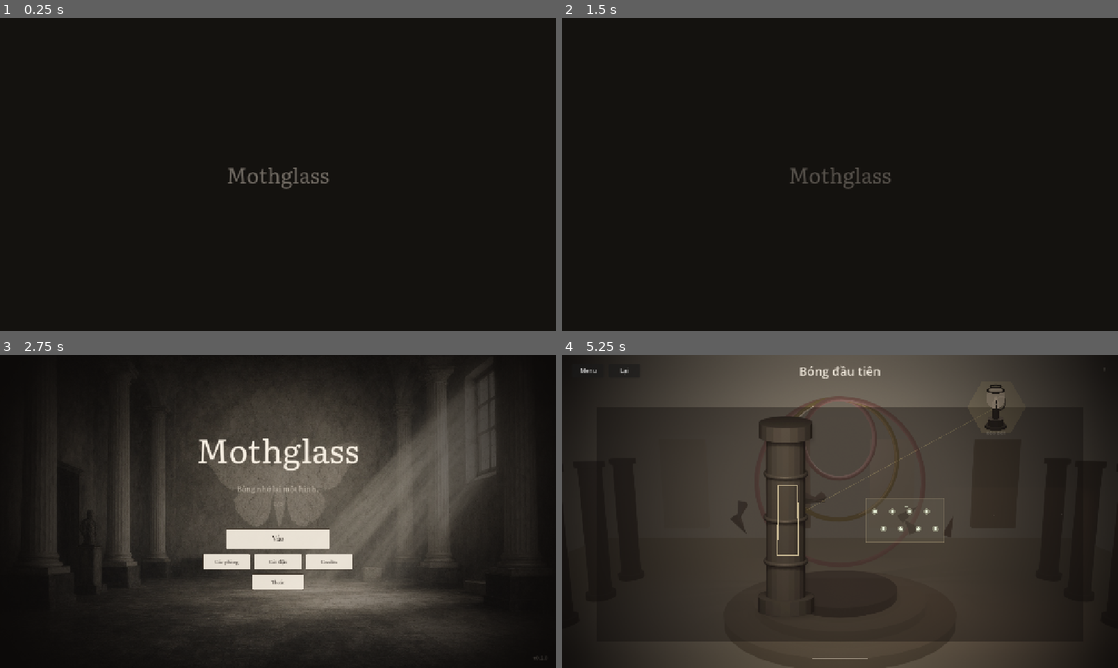
Above: before the commit, frames 1-4 (two rows, left to right).
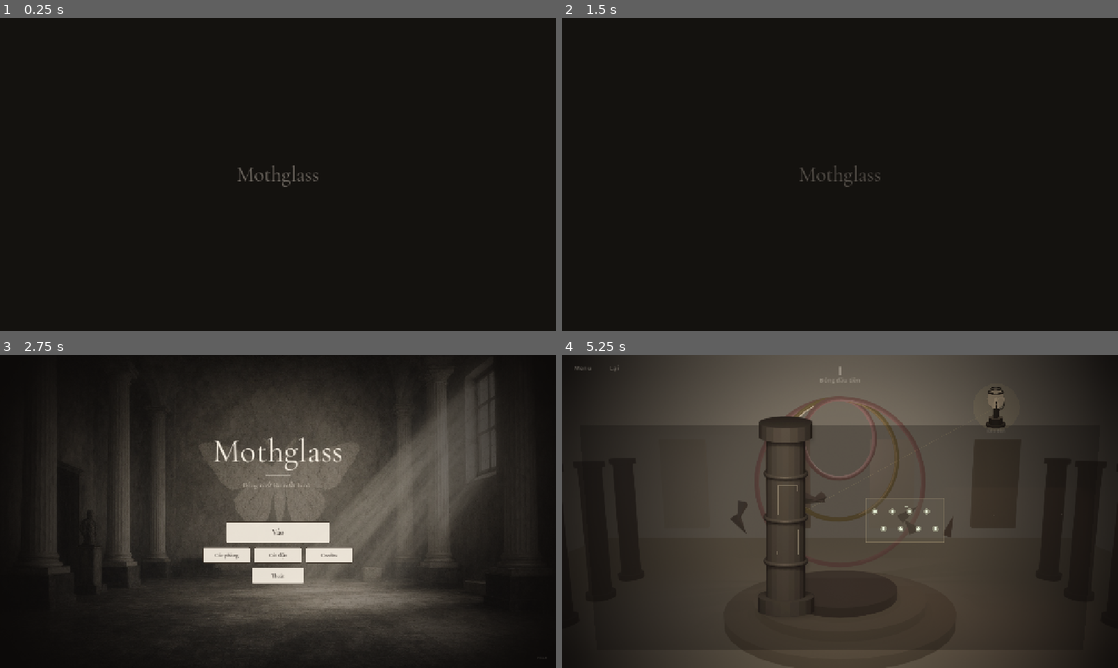
Above: after the commit, the same moments.

Repository: quocXEM/mothglass
Game: Godot game, scene res://scenes/boot.tscn
Two runs of this game, one before a commit and one after it. Both use one fixed random seed, a clock stepped at 60 frames per second and the inputs below.
Inputs (mouse positions are in pixels of both pictures, inside the frame that each line leads up to):
- Up to frame 1 (0.25 s): no input
- Up to frame 2 (1.5 s): tap Enter at 0.5 s; move the mouse to (962, 158) at 0.52 s; tap Q at 0.6 s; click (962, 158) at 0.67 s; drag from (728, 190) to (812, 237) at 1.27 s
- Up to frame 3 (2.75 s): tap Space at 2 s; move the mouse to (333, 442) at 2.02 s; tap Q at 2.1 s; click (333, 442) at 2.17 s
- Up to frame 4 (5.25 s): click "Vào" at 2.75 s; click "Menu" at 3.5 s; click "Lại" at 4.25 s; click "Hiểu rồi" at 5 s

The runs differ from the first frame. In frame 1, 0.5% of the frame differs, in the area x 41-60%, y 47-55%; in frame 2, 0.4%; in frame 3, 3.6%, in the area x 35-98%, y 26-98%; in frame 4, 3.4%.

Commit message:
HUD phòng kiểu art-game: roman, title mờ, nút ghost, đèn glow tròn.
Co-authored-by: Cursor <cursoragent@cursor.com>

Diff:
--- a/assets/ui/theme_mothglass.gd
+++ b/assets/ui/theme_mothglass.gd
@@ -55,10 +55,26 @@
 	elif font_reg:
 		theme.set_font("font", "Button", font_reg)
 
-	# Labels
+	# GhostButton — in-world chrome (Menu / Again), no paper plate
+	var ghost := StyleBoxEmpty.new()
+	theme.set_type_variation("GhostButton", "Button")
+	theme.set_stylebox("normal", "GhostButton", ghost)
+	theme.set_stylebox("hover", "GhostButton", ghost)
+	theme.set_stylebox("pressed", "GhostButton", ghost)
+	theme.set_stylebox("focus", "GhostButton", ghost)
+	theme.set_color("font_color", "GhostButton", Color(0.92, 0.88, 0.82, 0.42))
+	theme.set_color("font_hover_color", "GhostButton", Color(0.96, 0.93, 0.88, 0.9))
+	theme.set_color("font_pressed_color", "GhostButton", Color(0.96, 0.93, 0.88, 0.65))
+	theme.set_font_size("font_size", "GhostButton", 14)
+	if font_reg:
+		theme.set_font("font", "GhostButton", font_reg)
+
+	# Labels — display serif for titles feel
 	theme.set_color("font_color", "Label", ink)
 	theme.set_font_size("font_size", "Label", 16)
-	if font_body:
+	if font_reg:
+		theme.set_font("font", "Label", font_reg)
+	elif font_body:
 		theme.set_font("font", "Label", font_body)
 
 	# Panels
--- a/scenes/room.tscn
+++ b/scenes/room.tscn
@@ -36,16 +36,16 @@
 
 [node name="Glow" type="Polygon2D" parent="World/Lamp"]
 z_index = -1
-color = Color(1, 0.88, 0.55, 0.14)
-polygon = PackedVector2Array(-70, 0, -35, -60, 35, -60, 70, 0, 35, 60, -35, 60)
+color = Color(1, 0.9, 0.65, 0.08)
+polygon = PackedVector2Array(-8, -48, 8, -48, 28, -28, 48, -8, 48, 8, 28, 28, 8, 48, -8, 48, -28, 28, -48, 8, -48, -8, -28, -28)
 
 [node name="LampHint" type="Label" parent="World/Lamp"]
-offset_left = -40.0
-offset_top = 52.0
-offset_right = 40.0
-offset_bottom = 72.0
-theme_override_colors/font_color = Color(0.92, 0.88, 0.8, 0.55)
-theme_override_font_sizes/font_size = 12
+offset_left = -48.0
+offset_top = 48.0
+offset_right = 48.0
+offset_bottom = 66.0
+theme_override_colors/font_color = Color(0.92, 0.88, 0.8, 0.4)
+theme_override_font_sizes/font_size = 11
 text = ""
 horizontal_alignment = 1
 
@@ -55,62 +55,74 @@
 [node name="UI" type="CanvasLayer" parent="."]
 
 [node name="Top" type="HBoxContainer" parent="UI"]
-offset_left = 24.0
-offset_top = 20.0
-offset_right = 280.0
+offset_left = 20.0
+offset_top = 16.0
+offset_right = 200.0
+offset_bottom = 44.0
+theme_override_constants/separation = 16
+
+[node name="BtnBack" type="Button" parent="UI/Top"]
+custom_minimum_size = Vector2(56, 28)
+layout_mode = 2
+focus_mode = 0
+flat = true
+theme_type_variation = &"GhostButton"
+theme_override_colors/font_color = Color(0.92, 0.88, 0.82, 0.4)
+theme_override_colors/font_hover_color = Color(0.96, 0.93, 0.88, 0.85)
+theme_override_colors/font_pressed_color = Color(0.96, 0.93, 0.88, 0.7)
+theme_override_font_sizes/font_size = 14
+text = "Menu"
+
+[node name="BtnRetry" type="Button" parent="UI/Top"]
+custom_minimum_size = Vector2(56, 28)
+layout_mode = 2
+focus_mode = 0
+flat = true
+theme_type_variation = &"GhostButton"
+theme_override_colors/font_color = Color(0.92, 0.88, 0.82, 0.4)
+theme_override_colors/font_hover_color = Color(0.96, 0.93, 0.88, 0.85)
+theme_override_colors/font_pressed_color = Color(0.96, 0.93, 0.88, 0.7)
+theme_override_font_sizes/font_size = 14
+text = "Again"
+
+[node name="Badge" type="Label" parent="UI"]
+anchors_preset = 10
+anchor_left = 0.5
+anchor_right = 0.5
+offset_left = -40.0
+offset_top = 18.0
+offset_right = 40.0
 offset_bottom = 52.0
-theme_override_constants/separation = 12
-
-[node name="BtnBack" type="Button" parent="UI/Top"]
-custom_minimum_size = Vector2(72, 32)
-layout_mode = 2
-theme_override_font_sizes/font_size = 13
-text = "Menu"
-
-[node name="BtnRetry" type="Button" parent="UI/Top"]
-custom_minimum_size = Vector2(72, 32)
-layout_mode = 2
-theme_override_font_sizes/font_size = 13
-text = "Again"
+theme_override_colors/font_color = Color(0.94, 0.9, 0.84, 0.55)
+theme_override_font_sizes/font_size = 26
+text = "I"
+horizontal_alignment = 1
 
 [node name="Title" type="Label" parent="UI"]
 anchors_preset = 10
 anchor_left = 0.5
 anchor_right = 0.5
-offset_left = -220.0
-offset_top = 18.0
-offset_right = 220.0
-offset_bottom = 52.0
-theme_override_colors/font_color = Color(0.96, 0.93, 0.88, 0.95)
-theme_override_font_sizes/font_size = 28
-text = "Mothglass"
-horizontal_alignment = 1
-
-[node name="Badge" type="Label" parent="UI"]
-anchors_preset = 1
-anchor_left = 1.0
-anchor_right = 1.0
-offset_left = -80.0
-offset_top = 22.0
-offset_right = -28.0
-offset_bottom = 48.0
-theme_override_colors/font_color = Color(0.9, 0.86, 0.8, 0.45)
+offset_left = -200.0
+offset_top = 48.0
+offset_right = 200.0
+offset_bottom = 72.0
+theme_override_colors/font_color = Color(0.94, 0.9, 0.84, 0.35)
 theme_override_font_sizes/font_size = 14
-text = "I"
-horizontal_alignment = 2
+text = ""
+horizontal_alignment = 1
 
 [node name="RotateHint" type="Label" parent="UI"]
 visible = false
 anchors_preset = 1
 anchor_left = 1.0
 anchor_right = 1.0
-offset_left = -100.0
-offset_top = 48.0
-offset_right = -28.0
-offset_bottom = 68.0
-theme_override_colors/font_color = Color(0.9, 0.86, 0.8, 0.35)
+offset_left = -88.0
+offset_top = 20.0
+offset_right = -24.0
+offset_bottom = 40.0
+theme_override_colors/font_color = Color(0.9, 0.86, 0.8, 0.28)
 theme_override_font_sizes/font_size = 12
-text = "Q  E"
+text = "Q · E"
 horizontal_alignment = 2
 
 [node name="Whisper" type="Label" parent="UI"]
@@ -119,12 +131,12 @@
 anchor_top = 1.0
 anchor_right = 0.5
 anchor_bottom = 1.0
-offset_left = -280.0
-offset_top = -56.0
-offset_right = 280.0
-offset_bottom = -32.0
-theme_override_colors/font_color = Color(0.94, 0.9, 0.84, 0.55)
-theme_override_font_sizes/font_size = 14
+offset_left = -240.0
+offset_top = -48.0
+offset_right = 240.0
+offset_bottom = -28.0
+theme_override_colors/font_color = Color(0.94, 0.9, 0.84, 0.4)
+theme_override_font_sizes/font_size = 13
 text = ""
 horizontal_alignment = 1
 autowrap_mode = 2
@@ -136,11 +148,11 @@
 anchor_top = 1.0
 anchor_right = 0.5
 anchor_bottom = 1.0
-offset_left = -64.0
-offset_top = -22.0
-offset_right = 64.0
-offset_bottom = -20.0
-color = Color(0.95, 0.9, 0.82, 0.12)
+offset_left = -48.0
+offset_top = -18.0
+offset_right = 48.0
+offset_bottom = -17.0
+color = Color(0.95, 0.9, 0.82, 0.1)
 
 [node name="InkFill" type="ColorRect" parent="UI"]
 unique_name_in_owner = true
@@ -149,11 +161,11 @@
 anchor_top = 1.0
 anchor_right = 0.5
 anchor_bottom = 1.0
-offset_left = -64.0
-offset_top = -22.0
-offset_right = -64.0
-offset_bottom = -20.0
-color = Color(0.95, 0.9, 0.82, 0.55)
+offset_left = -48.0
+offset_top = -18.0
+offset_right = -48.0
+offset_bottom = -17.0
+color = Color(0.95, 0.9, 0.82, 0.5)
 
 [node name="Win" type="PanelContainer" parent="UI"]
 visible = false
@@ -162,26 +174,26 @@
 anchor_top = 0.5
 anchor_right = 0.5
 anchor_bottom = 0.5
-offset_left = -150.0
-offset_top = -100.0
-offset_right = 150.0
-offset_bottom = 100.0
+offset_left = -140.0
+offset_top = -90.0
+offset_right = 140.0
+offset_bottom = 90.0
 
 [node name="VBox" type="VBoxContainer" parent="UI/Win"]
 layout_mode = 2
-theme_override_constants/separation = 14
+theme_override_constants/separation = 12
 alignment = 1
 
 [node name="WinTitle" type="Label" parent="UI/Win/VBox"]
 layout_mode = 2
-theme_override_font_sizes/font_size = 28
+theme_override_font_sizes/font_size = 26
 text = "Remembered"
 horizontal_alignment = 1
 
 [node name="WinBody" type="Label" parent="UI/Win/VBox"]
 layout_mode = 2
-theme_override_font_sizes/font_size = 14
-theme_override_colors/font_color = Color(0.3, 0.26, 0.22, 0.8)
+theme_override_font_sizes/font_size = 13
+theme_override_colors/font_color = Color(0.3, 0.26, 0.22, 0.75)
 text = "The shadow holds."
 horizontal_alignment = 1
 
@@ -192,6 +204,8 @@
 
 [node name="BtnMenu" type="Button" parent="UI/Win/VBox"]
 layout_mode = 2
+flat = true
+theme_type_variation = &"GhostButton"
 text = "Menu"
 
 [node name="Pause" type="PanelContainer" parent="UI"]
@@ -201,10 +215,10 @@
 anchor_top = 0.5
 anchor_right = 0.5
 anchor_bottom = 0.5
-offset_left = -130.0
-offset_top = -70.0
-offset_right = 130.0
-offset_bottom = 70.0
+offset_left = -120.0
+offset_top = -64.0
+offset_right = 120.0
+offset_bottom = 64.0
 
 [node name="VBox" type="VBoxContainer" parent="UI/Pause"]
 layout_mode = 2
@@ -213,7 +227,7 @@
 
 [node name="PauseTitle" type="Label" parent="UI/Pause/VBox"]
 layout_mode = 2
-theme_override_font_sizes/font_size = 22
+theme_override_font_sizes/font_size = 20
 text = "Paused"
 horizontal_alignment = 1
 
--- a/scripts/puzzle/room_controller.gd
+++ b/scripts/puzzle/room_controller.gd
@@ -50,6 +50,7 @@
 var _last_bad := 0.0
 var _dots_ok := 0
 var _dots_total := 0
+var _title_fade_t := 0.0
 
 
 func _ready() -> void:
@@ -93,6 +94,7 @@
 	if GameState.current_room >= 1:
 		title_l.text = Loc.room_title(GameState.current_room)
 		whisper_l.text = ""
+		whisper_l.modulate.a = 0.0
 
 
 func _tex(name: String) -> Texture2D:
@@ -125,13 +127,13 @@
 		vignette.position = Vector2.ZERO
 		vignette.modulate = Color(1, 1, 1, 0.95)
 
-	# Puzzle stage — separates play area from background moth decoration
+	# Soft floor wash — not a hard “stage box”
 	if _stage == null:
 		_stage = Polygon2D.new()
 		_stage.z_index = -2
-		_stage.color = Color(0.12, 0.1, 0.09, 0.45)
+		_stage.color = Color(0.06, 0.05, 0.04, 0.28)
 		_stage.polygon = PackedVector2Array([
-			Vector2(80, 120), Vector2(1200, 120), Vector2(1200, 660), Vector2(80, 660),
+			Vector2(40, 160), Vector2(1240, 160), Vector2(1200, 680), Vector2(80, 680),
 		])
 		$World.add_child(_stage)
 		$World.move_child(_stage, 1)
@@ -140,12 +142,21 @@
 		_rays.z_index = 0
 		$World.add_child(_rays)
 
+	# Soft circular glow behind lamp (not hex badge)
+	var glow: Polygon2D = $World/Lamp/Glow
+	var ring: PackedVector2Array = PackedVector2Array()
+	for i in 24:
+		var a := TAU * float(i) / 24.0
+		ring.append(Vector2(cos(a), sin(a)) * 56.0)
+	glow.polygon = ring
+	glow.color = Color(1.0, 0.88, 0.55, 0.1)
+
 	var lamp_tex := _tex("lamp.png")
 	if lamp_tex:
 		lamp_sprite.texture = lamp_tex
 		lamp_sprite.centered = true
-		lamp_sprite.scale = Vector2(0.2, 0.2)
-		lamp_sprite.modulate = Color(1, 1, 1, 0.98)
+		lamp_sprite.scale = Vector2(0.18, 0.18)
+		lamp_sprite.modulate = Color(1, 0.98, 0.92, 1)
 
 
 func _roman(n: int) -> String:
@@ -164,10 +175,12 @@
 		c.queue_free()
 
 	var data: Dictionary = RoomCatalog.get_room(id)
+	badge.text = _roman(id)
 	title_l.text = Loc.room_title(id)
-	whisper_l.text = Loc.room_whisper(id)
-	whisper_l.modulate.a = 0.7
-	badge.text = _roman(id)
+	title_l.modulate.a = 1.0
+	_title_fade_t = 0.0
+	whisper_l.text = ""
+	whisper_l.modulate.a = 0.0
 	_refresh_chrome()
 	lamp.position = data.lamp
 	_samples = data.target_samples
@@ -176,6 +189,7 @@
 	_threshold = float(data.get("threshold", 0.9))
 	_rotatable = bool(data.get("rotatable", false))
 	rotate_hint.visible = _rotatable
+	rotate_hint.modulate.a = 0.55 if _rotatable else 0.0
 
 	var outlines: Array = [data.target_outline]
 	if data.has("target_outline_b"):
@@ -203,10 +217,9 @@
 			poly.polygon = p.poly
 			poly.color = Color(0.28, 0.24, 0.2, 1)
 			holder.add_child(poly)
-		# Bright rim so props don't vanish into background
 		var rim := Line2D.new()
-		rim.width = 3.0
-		rim.default_color = Color(0.95, 0.88, 0.7, 0.75)
+		rim.width = 1.5
+		rim.default_color = Color(0.92, 0.86, 0.72, 0.35)
 		rim.closed = true
 		for pt in p.poly:
 			rim.add_point(pt)
@@ -278,6 +291,14 @@
 func _process(delta: float) -> void:
 	if _paused:
 		return
+	# Title whispers once then leaves only the roman numeral
+	_title_fade_t += delta
+	if _title_fade_t > 2.2:
+		title_l.modulate.a = maxf(0.0, title_l.modulate.a - delta * 0.7)
+	if _rotatable and rotate_hint.visible and _title_fade_t > 5.0:
+		rotate_hint.modulate.a = maxf(0.0, rotate_hint.modulate.a - delta * 0.4)
+		if rotate_hint.modulate.a <= 0.02:
+			rotate_hint.visible = false
 	_hint_pulse += delta * 2.4
 	if not _dragging and not _solved:
 		var s := 1.0 + 0.035 * sin(_hint_pulse)
@@ -361,21 +382,18 @@
 
 
 func _set_ink(t: float) -> void:
-	var full := 128.0
+	var full := 96.0
 	var w := full * clampf(t, 0.0, 1.0)
-	ink_fill.offset_left = -64.0
-	ink_fill.offset_right = -64.0 + w
-	ink_fill.modulate.a = lerpf(0.35, 0.9, t)
+	ink_fill.offset_left = -48.0
+	ink_fill.offset_right = -48.0 + w
+	ink_fill.modulate.a = lerpf(0.25, 0.85, t)
 
 
 func _update_feedback() -> void:
-	# Quiet: only speak on error or hold — dots/ink teach the rest
+	# Almost silent — only a soft note when shadow hits a void
 	if _anti.size() > 0 and _last_bad > 0.25:
 		whisper_l.text = Loc.tr_key("hint.anti")
-		whisper_l.modulate.a = 0.75
-	elif _solve_hold > 0.05:
-		whisper_l.text = Loc.tr_key("hint.hold")
-		whisper_l.modulate.a = 0.7
+		whisper_l.modulate.a = 0.45
 	else:
 		whisper_l.text = ""
 		whisper_l.modulate.a = 0.0
@@ -391,8 +409,8 @@
 	for item in _prop_data:
 		var node: Node2D = item.node
 		var line := Line2D.new()
-		line.width = 1.5
-		line.default_color = Color(1.0, 0.9, 0.55, 0.18)
+		line.width = 1.0
+		line.default_color = Color(1.0, 0.9, 0.55, 0.1)
 		line.add_point(_rays.to_local(lamp_pos))
 		line.add_point(_rays.to_local(node.global_position))
 		_rays.add_child(line)
